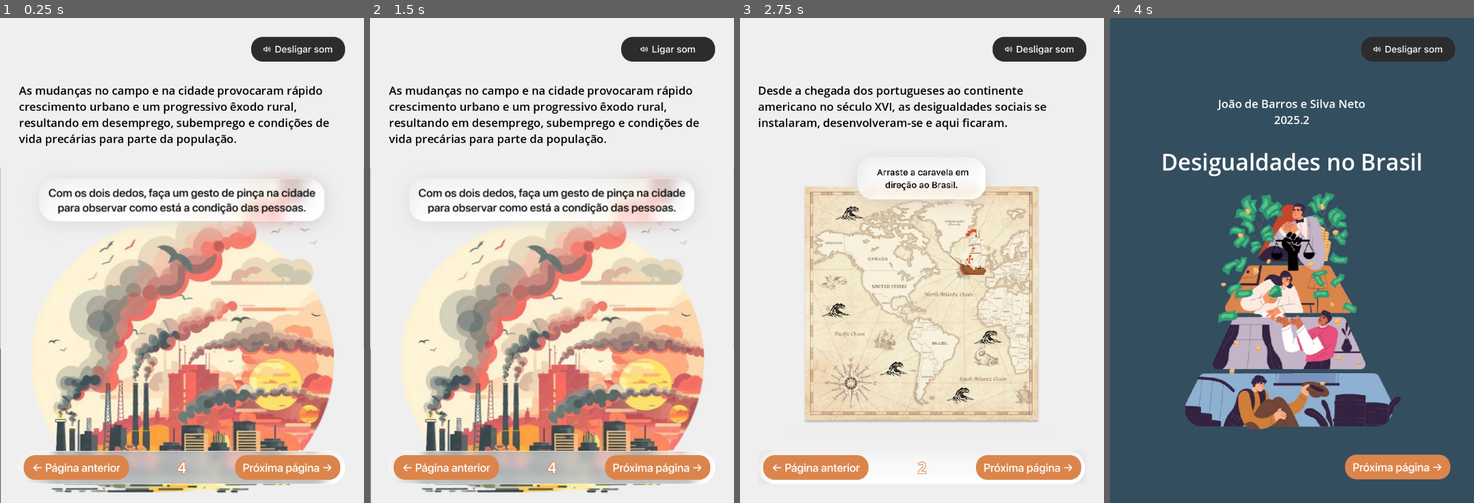
Above: before the commit, frames 1-4 (left to right).
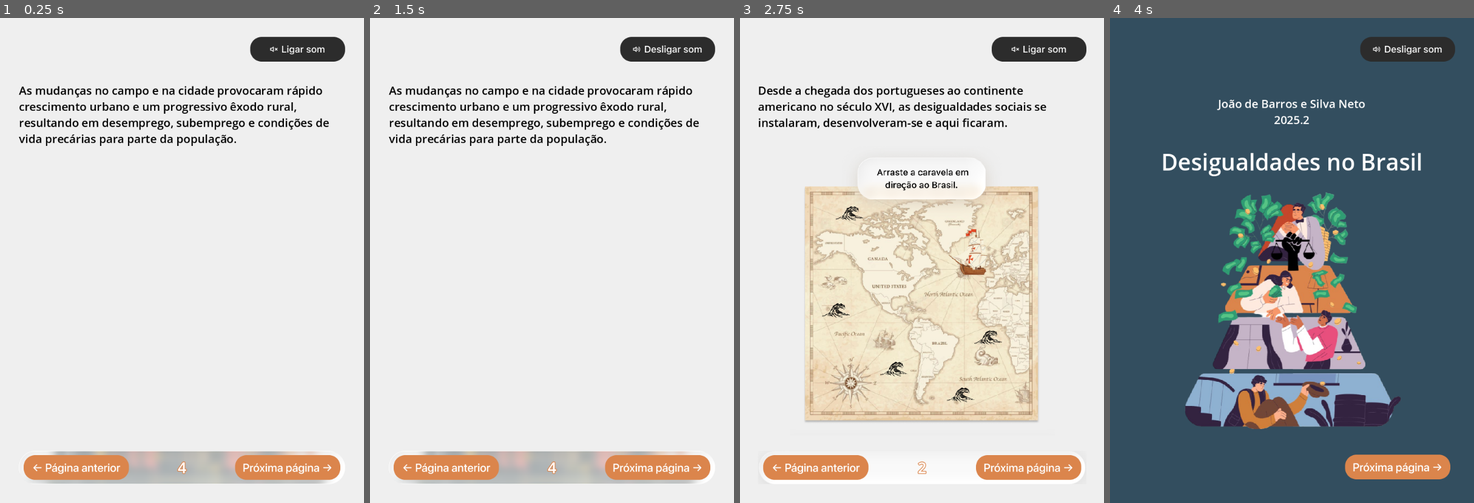
Above: after the commit, the same moments.

Repository: jdbsn/ebook-comp-grafica
Game: Godot game, scene res://scenes/pag4.tscn
The game is run twice, just before and just after one commit, with the same random seed, the same clock (stepped at 60 frames per second) and the same inputs. This scene is started directly instead of the project's main scene. Video files are missing from this copy of the repository; at most half a second of black plays in their place.
Inputs (mouse positions are in pixels of both pictures, inside the frame that each line leads up to):
- Up to frame 1 (0.25 s): no input
- Up to frame 2 (1.5 s): click (668, 47) at 0.5 s; click (446, 469) at 1.25 s
- Up to frame 3 (2.75 s): click (1027, 469) at 2 s
- Up to frame 4 (4 s): click (1408, 47) at 2.75 s; click (1186, 469) at 3.5 s

The runs differ from the first frame. In frame 1, 35% of the frame differs, in the area x 0-92%, y 3-100%; in frame 2, 35%; in frame 3, 0.2%; in frame 4, 0.1%.

Commit message:
feat: add narações

Diff:
--- a/scenes/pag2.tscn
+++ b/scenes/pag2.tscn
@@ -1,14 +1,16 @@
-[gd_scene load_steps=10 format=3 uid="uid://cx2j4vp6js16c"]
+[gd_scene load_steps=12 format=3 uid="uid://cx2j4vp6js16c"]
 
 [ext_resource type="Texture2D" uid="uid://b7kwvxrrynar5" path="res://assets/botoes/ant.png" id="1_4d3i8"]
 [ext_resource type="Texture2D" uid="uid://46fm0nqpror2" path="res://assets/botoes/som-ligado.png" id="1_r64wf"]
 [ext_resource type="Texture2D" uid="uid://dnqbwrtos4r5a" path="res://assets/botoes/som-desligado.png" id="2_nowsn"]
 [ext_resource type="Texture2D" uid="uid://bh4b8b8fmreo3" path="res://assets/botoes/ant-pressionado.png" id="2_xeliu"]
 [ext_resource type="Script" uid="uid://8uqly684mmy8" path="res://scripts/botoes.gd" id="3_4d3i8"]
+[ext_resource type="Script" uid="uid://dafkkh1vraftq" path="res://scripts/narracao.gd" id="3_c0hut"]
 [ext_resource type="Texture2D" uid="uid://40j21oqbxrrb" path="res://assets/pag2.png" id="3_nowsn"]
 [ext_resource type="Texture2D" uid="uid://dpnt7s3r3seah" path="res://assets/barra.png" id="4_jpurx"]
 [ext_resource type="Texture2D" uid="uid://y5y0okhxn2o4" path="res://assets/botoes/prox.png" id="4_nowsn"]
 [ext_resource type="Texture2D" uid="uid://br0w3x4rnlfr7" path="res://assets/botoes/prox-pressionado.png" id="5_jpurx"]
+[ext_resource type="AudioStream" uid="uid://cdvqj416gntat" path="res://assets/narracoes/pag2.ogg" id="11_ca4n4"]
 
 [node name="Control" type="Control"]
 layout_mode = 3
@@ -46,8 +48,9 @@
 layout_mode = 2
 size_flags_horizontal = 8
 toggle_mode = true
-texture_normal = ExtResource("1_r64wf")
-texture_pressed = ExtResource("2_nowsn")
+texture_normal = ExtResource("2_nowsn")
+texture_pressed = ExtResource("1_r64wf")
+script = ExtResource("3_c0hut")
 
 [node name="MarginContainer" type="MarginContainer" parent="ColorRect/MarginContainer/VBoxContainer2"]
 layout_mode = 2
@@ -107,5 +110,10 @@
 texture_pressed = ExtResource("5_jpurx")
 script = ExtResource("3_4d3i8")
 
+[node name="NarracaoPlayer" type="AudioStreamPlayer2D" parent="."]
+unique_name_in_owner = true
+stream = ExtResource("11_ca4n4")
+
+[connection signal="pressed" from="ColorRect/MarginContainer/VBoxContainer2/BotaoSom" to="ColorRect/MarginContainer/VBoxContainer2/BotaoSom" method="reproduzir_narracao"]
 [connection signal="pressed" from="ColorRect/MarginContainer/VBoxContainer2/MarginContainer2/MarginContainer/HBoxContainer/PagAnteriorBotao" to="ColorRect/MarginContainer/VBoxContainer2/MarginContainer2/MarginContainer/HBoxContainer/PagAnteriorBotao" method="pagAnterior"]
 [connection signal="pressed" from="ColorRect/MarginContainer/VBoxContainer2/MarginContainer2/MarginContainer/HBoxContainer/ProxPagBotao" to="ColorRect/MarginContainer/VBoxContainer2/MarginContainer2/MarginContainer/HBoxContainer/ProxPagBotao" method="proxPag"]
--- a/scenes/pag3.tscn
+++ b/scenes/pag3.tscn
@@ -6,9 +6,11 @@
 [ext_resource type="Texture2D" uid="uid://b7kwvxrrynar5" path="res://assets/botoes/ant.png" id="2_4lmlo"]
 [ext_resource type="Texture2D" uid="uid://dnqbwrtos4r5a" path="res://assets/botoes/som-desligado.png" id="2_ix1kx"]
 [ext_resource type="Texture2D" uid="uid://bh4b8b8fmreo3" path="res://assets/botoes/ant-pressionado.png" id="3_ix1kx"]
+[ext_resource type="Script" uid="uid://dafkkh1vraftq" path="res://scripts/narracao.gd" id="4_7hdir"]
 [ext_resource type="Texture2D" uid="uid://d2hlt346ua06k" path="res://assets/pag3-barra.png" id="4_ix1kx"]
 [ext_resource type="Texture2D" uid="uid://y5y0okhxn2o4" path="res://assets/botoes/prox.png" id="6_11ls1"]
 [ext_resource type="Texture2D" uid="uid://br0w3x4rnlfr7" path="res://assets/botoes/prox-pressionado.png" id="7_0gmev"]
+[ext_resource type="AudioStream" uid="uid://cnmeabehkongw" path="res://assets/narracoes/pag3.ogg" id="11_11ls1"]
 
 [node name="Control" type="Control"]
 layout_mode = 3
@@ -58,10 +60,10 @@
 [node name="BotaoSom" type="TextureButton" parent="ColorRect/MarginContainer/VBoxContainer"]
 layout_mode = 2
 size_flags_horizontal = 8
-size_flags_vertical = 4
 toggle_mode = true
-texture_normal = ExtResource("1_4lmlo")
-texture_pressed = ExtResource("2_ix1kx")
+texture_normal = ExtResource("2_ix1kx")
+texture_pressed = ExtResource("1_4lmlo")
+script = ExtResource("4_7hdir")
 
 [node name="MarginContainer" type="MarginContainer" parent="ColorRect/MarginContainer/VBoxContainer"]
 layout_mode = 2
@@ -119,5 +121,10 @@
 texture_pressed = ExtResource("7_0gmev")
 script = ExtResource("1_pirr3")
 
+[node name="NarracaoPlayer" type="AudioStreamPlayer2D" parent="."]
+unique_name_in_owner = true
+stream = ExtResource("11_11ls1")
+
+[connection signal="pressed" from="ColorRect/MarginContainer/VBoxContainer/BotaoSom" to="ColorRect/MarginContainer/VBoxContainer/BotaoSom" method="reproduzir_narracao"]
 [connection signal="pressed" from="ColorRect/MarginContainer/VBoxContainer/MarginContainer2/MarginContainer/HBoxContainer/PagAnteriorBotao" to="ColorRect/MarginContainer/VBoxContainer/MarginContainer2/MarginContainer/HBoxContainer/PagAnteriorBotao" method="pagAnterior"]
 [connection signal="pressed" from="ColorRect/MarginContainer/VBoxContainer/MarginContainer2/MarginContainer/HBoxContainer/ProxPagBotao" to="ColorRect/MarginContainer/VBoxContainer/MarginContainer2/MarginContainer/HBoxContainer/ProxPagBotao" method="proxPag"]
--- a/scenes/pag4.tscn
+++ b/scenes/pag4.tscn
@@ -6,9 +6,12 @@
 [ext_resource type="Texture2D" uid="uid://b7kwvxrrynar5" path="res://assets/botoes/ant.png" id="2_ut08a"]
 [ext_resource type="Texture2D" uid="uid://bh4b8b8fmreo3" path="res://assets/botoes/ant-pressionado.png" id="3_7fxf2"]
 [ext_resource type="Script" uid="uid://8uqly684mmy8" path="res://scripts/botoes.gd" id="3_oeitw"]
+[ext_resource type="VideoStream" uid="uid://ctu7mh3o25uul" path="res://assets/video.ogv" id="4_rugeq"]
+[ext_resource type="Script" uid="uid://dafkkh1vraftq" path="res://scripts/narracao.gd" id="4_st28s"]
 [ext_resource type="Texture2D" uid="uid://cf6cmapwvly5" path="res://assets/pag4-barra.png" id="4_w5iou"]
 [ext_resource type="Texture2D" uid="uid://y5y0okhxn2o4" path="res://assets/botoes/prox.png" id="5_w5iou"]
 [ext_resource type="Texture2D" uid="uid://br0w3x4rnlfr7" path="res://assets/botoes/prox-pressionado.png" id="6_rugeq"]
+[ext_resource type="AudioStream" uid="uid://dulwxni0t7co4" path="res://assets/narracoes/pag4.ogg" id="11_rugeq"]
 
 [node name="Control" type="Control"]
 layout_mode = 3
@@ -28,6 +31,7 @@
 color = Color(0.937255, 0.937255, 0.937255, 1)
 
 [node name="TextureRect" type="TextureRect" parent="ColorRect"]
+visible = false
 layout_mode = 1
 anchors_preset = 12
 anchor_top = 1.0
@@ -58,14 +62,13 @@
 [node name="BotaoSom" type="TextureButton" parent="ColorRect/MarginContainer/VBoxContainer"]
 layout_mode = 2
 size_flags_horizontal = 8
-size_flags_vertical = 4
 toggle_mode = true
-texture_normal = ExtResource("1_ut08a")
-texture_pressed = ExtResource("2_7fxf2")
+texture_normal = ExtResource("2_7fxf2")
+texture_pressed = ExtResource("1_ut08a")
+script = ExtResource("4_st28s")
 
 [node name="MarginContainer" type="MarginContainer" parent="ColorRect/MarginContainer/VBoxContainer"]
 layout_mode = 2
-size_flags_vertical = 3
 theme_override_constants/margin_top = 40
 
 [node name="RichTextLabel" type="RichTextLabel" parent="ColorRect/MarginContainer/VBoxContainer/MarginContainer"]
@@ -75,6 +78,14 @@
 theme_override_font_sizes/normal_font_size = 24
 text = "As mudanças no campo e na cidade provocaram rápido crescimento urbano e um progressivo êxodo rural, resultando em desemprego, subemprego e condições de vida precárias para parte da população."
 fit_content = true
+
+[node name="VideoStreamPlayer" type="VideoStreamPlayer" parent="ColorRect/MarginContainer/VBoxContainer"]
+layout_mode = 2
+size_flags_horizontal = 4
+size_flags_vertical = 6
+stream = ExtResource("4_rugeq")
+autoplay = true
+loop = true
 
 [node name="MarginContainer2" type="MarginContainer" parent="ColorRect/MarginContainer/VBoxContainer"]
 layout_mode = 2
@@ -116,5 +127,10 @@
 texture_pressed = ExtResource("6_rugeq")
 script = ExtResource("3_oeitw")
 
+[node name="NarracaoPlayer" type="AudioStreamPlayer2D" parent="."]
+unique_name_in_owner = true
+stream = ExtResource("11_rugeq")
+
+[connection signal="pressed" from="ColorRect/MarginContainer/VBoxContainer/BotaoSom" to="ColorRect/MarginContainer/VBoxContainer/BotaoSom" method="reproduzir_narracao"]
 [connection signal="pressed" from="ColorRect/MarginContainer/VBoxContainer/MarginContainer2/MarginContainer/HBoxContainer/PagAnteriorBotao" to="ColorRect/MarginContainer/VBoxContainer/MarginContainer2/MarginContainer/HBoxContainer/PagAnteriorBotao" method="pagAnterior"]
 [connection signal="pressed" from="ColorRect/MarginContainer/VBoxContainer/MarginContainer2/MarginContainer/HBoxContainer/ProxPagBotao" to="ColorRect/MarginContainer/VBoxContainer/MarginContainer2/MarginContainer/HBoxContainer/ProxPagBotao" method="proxPag"]
--- a/scenes/pag5.tscn
+++ b/scenes/pag5.tscn
@@ -6,9 +6,11 @@
 [ext_resource type="Script" uid="uid://8uqly684mmy8" path="res://scripts/botoes.gd" id="3_2g1qk"]
 [ext_resource type="Texture2D" uid="uid://bh4b8b8fmreo3" path="res://assets/botoes/ant-pressionado.png" id="3_cn5eh"]
 [ext_resource type="Texture2D" uid="uid://dpnt7s3r3seah" path="res://assets/barra.png" id="3_k4ap3"]
+[ext_resource type="Script" uid="uid://dafkkh1vraftq" path="res://scripts/narracao.gd" id="3_lm0vn"]
 [ext_resource type="Texture2D" uid="uid://c5b2ehcsthx8x" path="res://assets/pag5.png" id="3_yx5o1"]
 [ext_resource type="Texture2D" uid="uid://y5y0okhxn2o4" path="res://assets/botoes/prox.png" id="5_yx5o1"]
 [ext_resource type="Texture2D" uid="uid://br0w3x4rnlfr7" path="res://assets/botoes/prox-pressionado.png" id="6_lm0vn"]
+[ext_resource type="AudioStream" uid="uid://dssgf1edohu62" path="res://assets/narracoes/pag5.ogg" id="11_goo3x"]
 
 [node name="Control" type="Control"]
 layout_mode = 3
@@ -45,10 +47,10 @@
 [node name="BotaoSom" type="TextureButton" parent="ColorRect/MarginContainer/VBoxContainer"]
 layout_mode = 2
 size_flags_horizontal = 8
-size_flags_vertical = 4
 toggle_mode = true
-texture_normal = ExtResource("1_ow5u8")
-texture_pressed = ExtResource("2_cn5eh")
+texture_normal = ExtResource("2_cn5eh")
+texture_pressed = ExtResource("1_ow5u8")
+script = ExtResource("3_lm0vn")
 
 [node name="MarginContainer" type="MarginContainer" parent="ColorRect/MarginContainer/VBoxContainer"]
 layout_mode = 2
@@ -109,5 +111,10 @@
 texture_pressed = ExtResource("6_lm0vn")
 script = ExtResource("3_2g1qk")
 
+[node name="NarracaoPlayer" type="AudioStreamPlayer2D" parent="."]
+unique_name_in_owner = true
+stream = ExtResource("11_goo3x")
+
+[connection signal="pressed" from="ColorRect/MarginContainer/VBoxContainer/BotaoSom" to="ColorRect/MarginContainer/VBoxContainer/BotaoSom" method="reproduzir_narracao"]
 [connection signal="pressed" from="ColorRect/MarginContainer/VBoxContainer/MarginContainer2/MarginContainer/HBoxContainer/PagAnteriorBotao" to="ColorRect/MarginContainer/VBoxContainer/MarginContainer2/MarginContainer/HBoxContainer/PagAnteriorBotao" method="pagAnterior"]
 [connection signal="pressed" from="ColorRect/MarginContainer/VBoxContainer/MarginContainer2/MarginContainer/HBoxContainer/ProxPagBotao" to="ColorRect/MarginContainer/VBoxContainer/MarginContainer2/MarginContainer/HBoxContainer/ProxPagBotao" method="proxPag"]
--- a/scenes/pag6.tscn
+++ b/scenes/pag6.tscn
@@ -1,14 +1,16 @@
-[gd_scene load_steps=10 format=3 uid="uid://u05ow48ucu4m"]
+[gd_scene load_steps=12 format=3 uid="uid://u05ow48ucu4m"]
 
 [ext_resource type="Texture2D" uid="uid://b7kwvxrrynar5" path="res://assets/botoes/ant.png" id="1_0nxt6"]
 [ext_resource type="Texture2D" uid="uid://46fm0nqpror2" path="res://assets/botoes/som-ligado.png" id="1_pmkkt"]
 [ext_resource type="Texture2D" uid="uid://dnqbwrtos4r5a" path="res://assets/botoes/som-desligado.png" id="2_erphp"]
 [ext_resource type="Texture2D" uid="uid://bh4b8b8fmreo3" path="res://assets/botoes/ant-pressionado.png" id="2_rq8jv"]
+[ext_resource type="Script" uid="uid://dafkkh1vraftq" path="res://scripts/narracao.gd" id="3_71vtu"]
 [ext_resource type="Texture2D" uid="uid://dpnt7s3r3seah" path="res://assets/barra.png" id="3_erphp"]
 [ext_resource type="Script" uid="uid://8uqly684mmy8" path="res://scripts/botoes.gd" id="3_pmkkt"]
 [ext_resource type="Texture2D" uid="uid://b6tpjgyhiraes" path="res://assets/pag6.png" id="3_qslgd"]
 [ext_resource type="Texture2D" uid="uid://y5y0okhxn2o4" path="res://assets/botoes/prox.png" id="4_erphp"]
 [ext_resource type="Texture2D" uid="uid://br0w3x4rnlfr7" path="res://assets/botoes/prox-pressionado.png" id="5_qslgd"]
+[ext_resource type="AudioStream" uid="uid://2ur52cc2er4e" path="res://assets/narracoes/pag6.ogg" id="11_p6yoh"]
 
 [node name="Control" type="Control"]
 layout_mode = 3
@@ -45,10 +47,10 @@
 [node name="BotaoSom" type="TextureButton" parent="ColorRect/MarginContainer/VBoxContainer"]
 layout_mode = 2
 size_flags_horizontal = 8
-size_flags_vertical = 4
 toggle_mode = true
-texture_normal = ExtResource("1_pmkkt")
-texture_pressed = ExtResource("2_erphp")
+texture_normal = ExtResource("2_erphp")
+texture_pressed = ExtResource("1_pmkkt")
+script = ExtResource("3_71vtu")
 
 [node name="MarginContainer" type="MarginContainer" parent="ColorRect/MarginContainer/VBoxContainer"]
 layout_mode = 2
@@ -107,5 +109,10 @@
 texture_pressed = ExtResource("5_qslgd")
 script = ExtResource("3_pmkkt")
 
+[node name="NarracaoPlayer" type="AudioStreamPlayer2D" parent="."]
+unique_name_in_owner = true
+stream = ExtResource("11_p6yoh")
+
+[connection signal="pressed" from="ColorRect/MarginContainer/VBoxContainer/BotaoSom" to="ColorRect/MarginContainer/VBoxContainer/BotaoSom" method="reproduzir_narracao"]
 [connection signal="pressed" from="ColorRect/MarginContainer/VBoxContainer/MarginContainer2/MarginContainer/HBoxContainer/PagAnteriorBotao" to="ColorRect/MarginContainer/VBoxContainer/MarginContainer2/MarginContainer/HBoxContainer/PagAnteriorBotao" method="pagAnterior"]
 [connection signal="pressed" from="ColorRect/MarginContainer/VBoxContainer/MarginContainer2/MarginContainer/HBoxContainer/ProxPagBotao" to="ColorRect/MarginContainer/VBoxContainer/MarginContainer2/MarginContainer/HBoxContainer/ProxPagBotao" method="proxPag"]
--- a/scenes/pag7.tscn
+++ b/scenes/pag7.tscn
@@ -8,7 +8,9 @@
 [ext_resource type="Script" uid="uid://8uqly684mmy8" path="res://scripts/botoes.gd" id="3_rhlxr"]
 [ext_resource type="Texture2D" uid="uid://b0gac4rt56rt1" path="res://assets/pag7-barra.png" id="4_gcb3i"]
 [ext_resource type="Texture2D" uid="uid://y5y0okhxn2o4" path="res://assets/botoes/prox.png" id="4_s36pb"]
+[ext_resource type="Script" uid="uid://dafkkh1vraftq" path="res://scripts/narracao.gd" id="4_vb7g3"]
 [ext_resource type="Texture2D" uid="uid://br0w3x4rnlfr7" path="res://assets/botoes/prox-pressionado.png" id="5_btp4b"]
+[ext_resource type="AudioStream" uid="uid://px7m78xnimp" path="res://assets/narracoes/pag7.ogg" id="11_qyi1d"]
 
 [node name="Control" type="Control"]
 layout_mode = 3
@@ -56,10 +58,10 @@
 [node name="BotaoSom" type="TextureButton" parent="ColorRect/MarginContainer/VBoxContainer"]
 layout_mode = 2
 size_flags_horizontal = 8
-size_flags_vertical = 4
 toggle_mode = true
-texture_normal = ExtResource("1_rhlxr")
-texture_pressed = ExtResource("2_s36pb")
+texture_normal = ExtResource("2_s36pb")
+texture_pressed = ExtResource("1_rhlxr")
+script = ExtResource("4_vb7g3")
 
 [node name="MarginContainer" type="MarginContainer" parent="ColorRect/MarginContainer/VBoxContainer"]
 layout_mode = 2
@@ -113,5 +115,10 @@
 texture_pressed = ExtResource("5_btp4b")
 script = ExtResource("3_rhlxr")
 
+[node name="NarracaoPlayer" type="AudioStreamPlayer2D" parent="."]
+unique_name_in_owner = true
+stream = ExtResource("11_qyi1d")
+
+[connection signal="pressed" from="ColorRect/MarginContainer/VBoxContainer/BotaoSom" to="ColorRect/MarginContainer/VBoxContainer/BotaoSom" method="reproduzir_narracao"]
 [connection signal="pressed" from="ColorRect/MarginContainer/VBoxContainer/MarginContainer2/MarginContainer/HBoxContainer/PagAnteriorBotao" to="ColorRect/MarginContainer/VBoxContainer/MarginContainer2/MarginContainer/HBoxContainer/PagAnteriorBotao" method="pagAnterior"]
 [connection signal="pressed" from="ColorRect/MarginContainer/VBoxContainer/MarginContainer2/MarginContainer/HBoxContainer/ProxPagBotao" to="ColorRect/MarginContainer/VBoxContainer/MarginContainer2/MarginContainer/HBoxContainer/ProxPagBotao" method="proxPag"]
--- /dev/null
+++ b/scripts/narracao.gd
@@ -0,0 +1,15 @@
+extends Node
+
+@onready var narracao = %NarracaoPlayer
+var reproduzindo = false
+
+func reproduzir_narracao():
+	if narracao:
+		if(!reproduzindo):
+			reproduzindo = true
+			narracao.play()
+		else:
+			reproduzindo = false
+			narracao.stop()
+	else:
+		push_warning("Player não encontrado na cena")
Binary file changed: assets/botoes/som-desligado.png
Binary file changed: assets/botoes/som-ligado.png
Not shown, added: assets/narracoes/pag2.ogg.import
Not shown, added: assets/narracoes/pag3.ogg.import
Not shown, added: assets/narracoes/pag4.ogg.import
Not shown, added: assets/narracoes/pag5.ogg.import
Not shown, added: assets/narracoes/pag6.ogg.import
Not shown, added: assets/narracoes/pag7.ogg.import
Not shown, added: assets/video.ogv.uid
Not shown: 1 places in scenes/pag3.tscn that only renumber resources
Not shown: 1 places in scenes/pag4.tscn that only renumber resources
Not shown: 1 places in scenes/pag5.tscn that only renumber resources
(and 10 more such lines)
